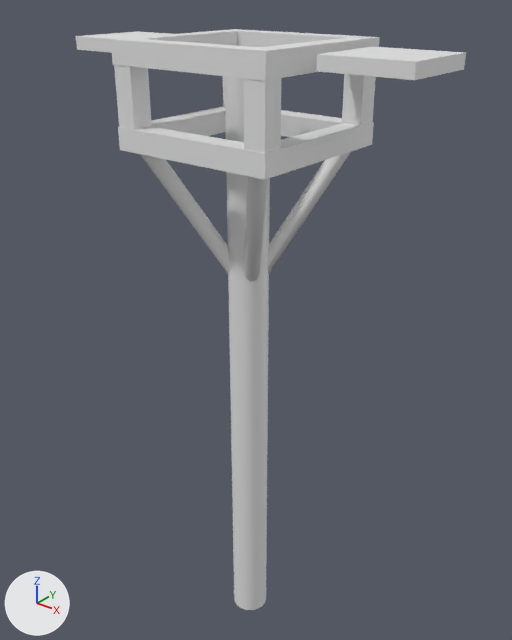
The glTF model PackageSources/Scenery/airport-lmml-malta/modelLibrary/LightPoleApron9Small/Apron9SmallLightPole.gltf: old version first, new version second.
Rendered twice from a camera (50 mm lens) standing at (10.25, -12.52, 17.44) and looking at (-0.22, 0.57, 9.33). Lighting does not change. The marker at lower left points along +X, +Y and +Z. Where no turn or scale is listed for an object, it has been applied to the vertices. Vertices at the same position are counted once.

The scene before the commit, as lines of its bpy script (objects in view):
```python
ob_cube = bpy.data.objects.new('Cube', me_cube_001)
ob_cube.location = (-1.8, 0.0, 14.2)
ob_cube_001 = bpy.data.objects.new('Cube.001', me_cube_004)
ob_cube_001.location = (0.0, -1.75, 16.0)
ob_cube_002 = bpy.data.objects.new('Cube.002', me_cube_003)
ob_cube_002.location = (0.0, -1.75, 14.2)
ob_cube_003 = bpy.data.objects.new('Cube.003', me_cube_005)
ob_cube_003.location = (-1.8, 0.0, 16.0)
ob_cube_004 = bpy.data.objects.new('Cube.004', me_cube_002)
ob_cube_004.location = (-1.77, -1.74, 14.98)
ob_cube_005 = bpy.data.objects.new('Cube.005', me_cube)
ob_cube_005.location = (-3.47, 0.0, 16.0)
ob_cylinder = bpy.data.objects.new('Cylinder', me_cylinder_001)
ob_cylinder.location = (0.0, 0.0, 8.0)
ob_cylinder_004 = bpy.data.objects.new('Cylinder.004', me_cylinder)
ob_cylinder_004.location = (-0.99, -0.98, 12.62)
```
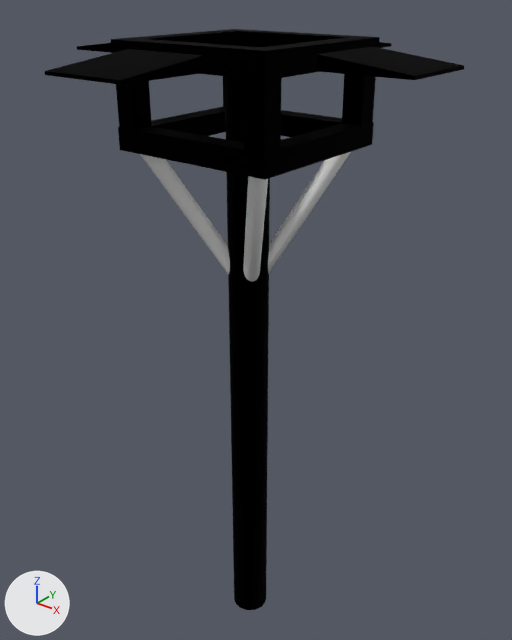
Boxes (x1, y1, x2, y2) around the edits, measured in the pictures (512 x 640 px; the box of a moved part takes in the faces that stretch with it):
'Cylinder', recoloured (grey to black)
    both: (225, 76, 270, 610)
'Cube.001', recoloured (grey to black)
    both: (111, 29, 380, 81)
'Cube.004', recoloured (grey to black)
    both: (114, 65, 376, 153)
'Cube.002', recoloured (grey to black)
    both: (118, 110, 374, 180)
'Cube.005', recoloured, reshaped (grey to black)
    before: (76, 31, 466, 80)
    after: (77, 43, 464, 80)
'Cube', recoloured (grey to black)
    both: (151, 107, 362, 174)
'Cube.006', added (black)
    after: (45, 42, 392, 85)
'Cube.003', recoloured (grey to black)
    both: (132, 30, 368, 78)
part 1 of me_cube, moved or reshaped
    before: (76, 31, 170, 53)
    after: (77, 43, 112, 53)
part 2 of me_cube, moved or reshaped
    before: (317, 47, 466, 80)
    after: (317, 47, 464, 80)

What the commit changed:
Material 'Material.007' (mat_material_007) is new.
Its base color is (0.0, 0.0, 0.0) (black #000000).
Its metallic is 1.0.
Its roughness is 1.0.
Material 'Material.003' (mat_material_003) is new.
Its base color is (0.0, 0.0, 0.0) (black #000000).
Its metallic is 1.0.
Its roughness is 1.0.
Material 'Material.002' (mat_material_002) is new.
Its base color is (0.0, 0.0, 0.0) (black #000000).
Its metallic is 1.0.
Its roughness is 1.0.
Material 'Material.001' (mat_material_001) is new.
Its base color is (0.0, 0.0, 0.0) (black #000000).
Its metallic is 1.0.
Its roughness is 1.0.
Material 'Material.005' (mat_material_005) is new.
Its base color is (0.0, 0.0, 0.0) (black #000000).
Its metallic is 1.0.
Its roughness is 1.0.
Material 'Material.004' (mat_material_004) is new.
Its base color is (0.0, 0.0, 0.0) (black #000000).
Its metallic is 1.0.
Its roughness is 1.0.
Material 'Material' (mat_material) is new.
Its base color is (0.0, 0.0, 0.0) (black #000000).
Its metallic is 1.0.
Its roughness is 1.0.
Material 'Material.006' (mat_material_006) is new.
Its base color is (0.0, 0.0, 0.0) (black #000000).
Its metallic is 1.0.
Its roughness is 1.0.
me_cylinder_001 has 64 vertices, 124 faces and spans x -0.5..0.5, y -0.5..0.5, z -8.0..8.0.
me_cylinder_001 now uses material mat_material (black #000000).
me_cube_001 has 16 vertices, 24 faces and spans x -0.25..3.85, y -1.5..1.5, z -0.25..0.25.
me_cube_001 now uses material mat_material_004 (black #000000).
me_cube_003 has 16 vertices, 24 faces and spans x -2.05..2.05, y -0.25..3.75, z -0.25..0.25.
me_cube_003 now uses material mat_material_005 (black #000000).
me_cube_004 has 16 vertices, 24 faces and spans x -2.05..2.05, y -0.25..3.75, z -0.25..0.25.
me_cube_004 now uses material mat_material_001 (black #000000).
me_cube_005 has 16 vertices, 24 faces and spans x -0.25..3.85, y -1.5..1.5, z -0.25..0.25.
me_cube_005 now uses material mat_material_002 (black #000000).
me_cube_002 has 32 vertices, 48 faces and spans x -0.26..3.81, y -0.26..3.73, z -0.85..0.85.
me_cube_002 now uses material mat_material_003 (black #000000).
me_cube has 32 vertices, 56 faces and spans x -1.0..7.94, y -1.0..1.0, z -0.15..0.15.
me_cube is used by ob_cube_005; location (-3.47, 0.0, 16.0).
Part 1, on me_cube:
Vertex 0 of me_cube moves from (-0.64, -0.64, 0.11) to (-0.64, -0.64, -0.05) at pixel (98, 44).
Vertex 1 of me_cube moves from (-1.0, -1.0, 0.15) at pixel (75, 36) to (-1.0, -1.0, -0.08) at pixel (76, 46).
Vertex 2 of me_cube moves from (-0.64, 0.64, 0.11) to (-0.64, 0.64, -0.05).
Vertex 3 of me_cube moves from (-1.0, 1.0, 0.15) at pixel (137, 31) to (-1.0, 1.0, -0.08).
Vertex 4 of me_cube moves from (0.64, -0.64, 0.11) to (0.64, -0.64, 0.02).
Vertex 6 of me_cube moves from (0.64, 0.64, 0.11) to (0.64, 0.64, 0.02).
me_cube part 2: 6 of 32 vertices moved; they spanned x 6.31..7.94, y -1.0..1.0, z 0.11..0.15 and now span x 6.31..7.94, y -1.0..1.0, z -0.08..0.02; mean shift (0.0, 0.0, -0.16); largest move (7.94, -1.0, 0.15) -> (7.94, -1.0, -0.08).
me_cube now uses material mat_material_007 (black #000000).
Mesh me_cube_006 is new.
It has 32 vertices, 56 faces and spans x -1.0..1.0, y -1.0..7.95, z -0.15..0.15.
It uses material mat_material_006 (black #000000).
Object 'Cube.006' (ob_cube_006) is new; it shows me_cube_006.
Its location is (0.0, -3.48, 16.0).
